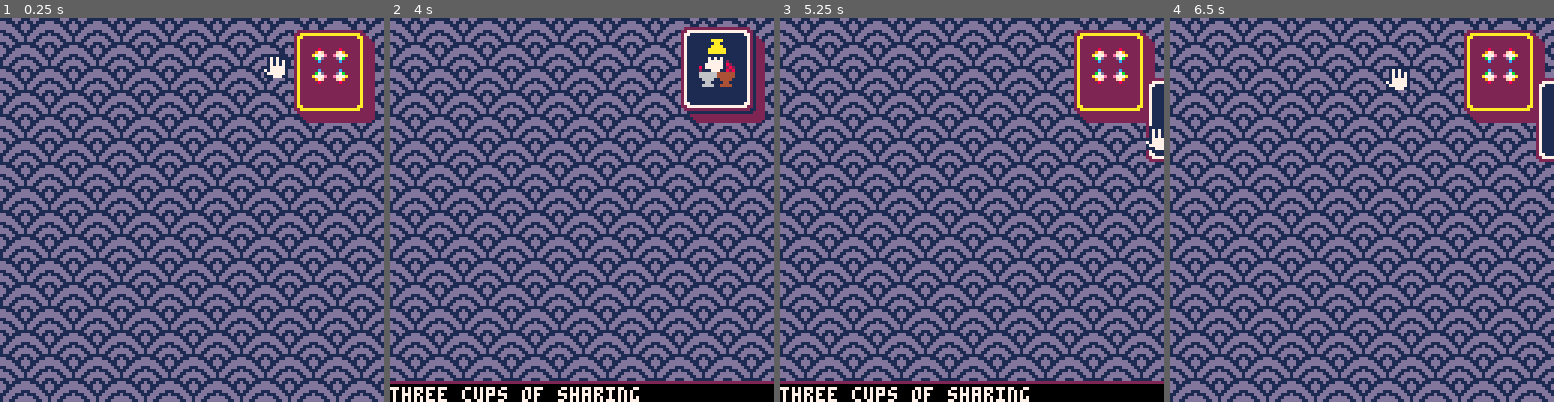
Above: before the commit, frames 1-4 (left to right).
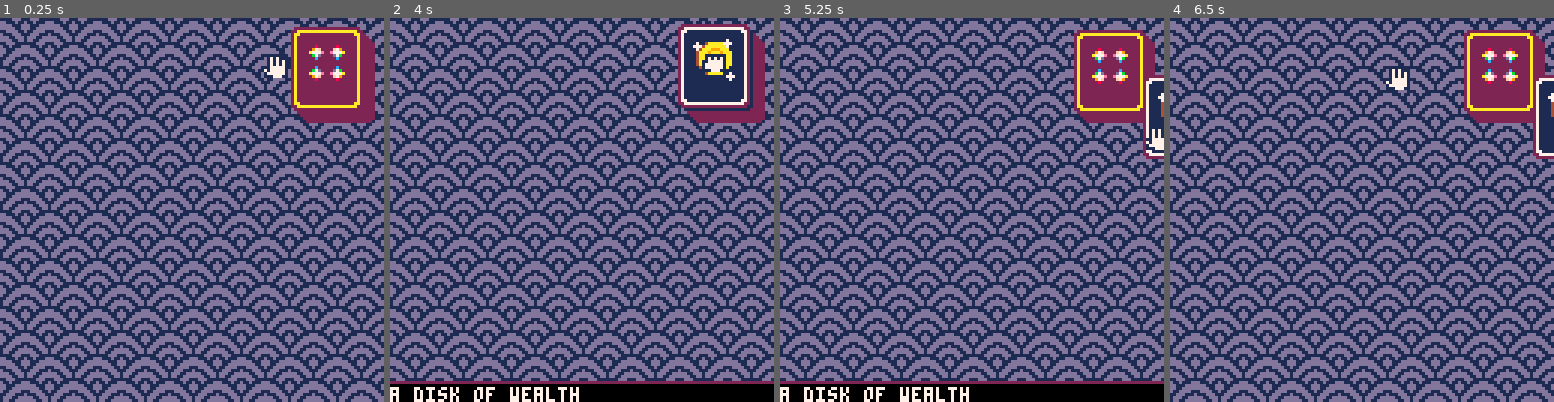
Above: after the commit, the same moments.

Repository: alxgnon/pico-8
Game: PICO-8 cartridge tarot.p8
Same seed, same stepped clock (60 frames per second), same inputs: the game is played once before the commit and once after it.
Inputs:
- Up to frame 1 (0.25 s): no input
- Up to frame 2 (4 s): tap O (Z key) at 0.33, 0.7, 1.43, 2.22, 3.1, 3.98 s; tap X (X key) at 1.07, 2.07, 2.4, 2.73, 3.07, 3.4, 3.73 s; hold Left 1.97-2.37 s; hold Down 2.42-2.82 s; hold Right 2.87-3.53 s; hold Up from 3.58 s (still down)
- Up to frame 3 (5.25 s): tap X (X key) every 0.33 s from 4.07 to 5.07 s; release Up at 4.08 s; hold Right 4.13-4.53 s; hold Down 4.58-5.08 s; tap O (Z key) at 4.87 s; hold Left from 5.13 s (still down)
- Up to frame 4 (6.5 s): tap X (X key) every 0.33 s from 5.4 to 6.4 s; tap O (Z key) at 5.75 s; release Left at 5.8 s; hold Up 5.85-6.18 s; hold Left from 6.23 s (still down)

The runs differ from the first frame. In frame 1, 1.7% of the frame differs, in the area x 75-95%, y 2-25%; in frame 2, 3.6%, in the area x 0-96%, y 1-100%; in frame 3, 1.4%; in frame 4, 0.6%.

Commit message:
tarot: a sword, two swords

Diff:
--- a/tarot.p8
+++ b/tarot.p8
@@ -11,8 +11,8 @@
 {010,"four disks of power"},
 {012,"five disks of worry"},
 {014,"six disks of success"},
---{068,"a sword"},
---{070,"two swords"},
+{068,"a sword of decision"},
+{070,"two swords of peace"},
 --{072,"three swords"},
 --{074,"four swords"},
 --{076,"five swords"},
@@ -278,22 +278,22 @@
 00002771111111111111111117720000300000000000000330000000000000033000000000000003300000000000000330000000000000033000000000000003
 00002277777777777777777777220000300000000000000330000000000000033000000000000003300000000000000330000000000000033000000000000003
 00000222222222222222222222200000333333333333333333333333333333333333333333333333333333333333333333333333333333333333333333333333
-00000000000000000000000000000000111111111111111111111111111111111111111111111111111111111111111111111111111111111111111111111711
-00000000000000000000000000000000111111111111111111111111111111111111111111111111111111111111111111111111111111111111111177777771
-00000000000000000000000000000000111111111111111111111111111111111111111111111111111111111111111111711111711117111171111111111711
-00000000000000000000000000000000111111111111111111111111111111111111111111111111111711171117111117771117771177711777777777111111
-00000222222222222222222222200000111111111111111111111171111711111111711171117111111711171117111111711111711117111171111111111111
-000022aaaaaaaaaaaaaaaaaaaa220000111111117111111111111171111711111111711171117111111711171117111111711111711117111111111111111111
-00002aa222222222222222222aa20000111111117111111111111171111711111111711171117111111711171117111111711711717117111111111111117111
-00002a22222222222222222222a20000111111117111111111111171111711111111711171117111111711171117111111711711717117111111111777777711
-00002a22222222222222222222a20000111111117111111111111777117771111117771777177711117771777177711111711711717117111111111111117111
-00002a22222222222222222222a20000111111177711111111111171111711111111711171117111111711171117111111711711717117111117111111111111
-00002a22222282222228222222a20000111111117111111111111111111111111111111111111111111111111111111111111711717111111177777771111111
-00002a2222297f2222f7922222a20000111111111111111111111111111111111111111111111111111111111111111111111711117111111117111111111111
-00002a2222a777e22e777a2222a20000111111111111111111111111111111111111111111111111111117111111111111117771177711111111111111117111
-00002a22222b7d2222d7b22222a20000111111111111111111111111111111111111111111111111111777777777771111111711117111111117111177777711
-00002a222222c222222c222222a20000111111111111111111111111111111111111111111111111111117111111111111111111111111111177777711117111
-00002a22222222222222222222a20000111111111111111111111111111111111111111111111111111111111111111111111111111111111117111111111111
+00000000000000000000000000000000111111111111177777111111111111551111111111111111111111111111111111111111111111111111111111111711
+00000000000000000000000000000000111111111111767777711111111115551111111111111111111111111111111111111111111111111111111177777771
+00000000000000000000000000000000111111111117766717771111111155511111111111111111111111111111111111711111711117111171111111111711
+00000000000000000000000000000000111111111177677111777111111555111111111111111111111711171117111117771117771177711777777777111111
+00000222222222222222222222200000111111111776771111177711115551111111711171117111111711171117111111711111711117111171111111111111
+000022aaaaaaaaaaaaaaaaaaaa22000011aaa1117767711111117771155511111111711171117111111711171117111111711111711117111111111111111111
+00002aa222222222222222222aa200001aaa11177677111111111777555111111111711171117111111711171117111111711711717117111111111111117111
+00002a22222222222222222222a200001aaaa1776771111111111177751111111111711171117111111711171117111111711711717117111111111777777711
+00002a22222222222222222222a200001a1aaaa67711111111111157771111111117771777177711117771777177711111711711717117111111111111117111
+00002a22222222222222222222a200001111a88a711111111661155577711dd11111711171117111111711171117111111711711717117111117111111111111
+00002a22222282222228222222a200001111a88a11111111166655511777ddd11111111111111111111111111111111111111711717111111177777771111111
+00002a2222297f2222f7922222a2000011144aaaa1a1111111166511117dd1111111111111111111111111111111111111111711117111111117111111111111
+00002a2222a777e22e777a2222a200001144411aaaa111111144661111ddff111111111111111111111117111111111111117771177711111111111111117111
+00002a22222b7d2222d7b22222a2000014441111aaa11111144416611dd1fff11111111111111111111777777777771111111711117111111117111177777711
+00002a222222c222222c222222a200004441111aaa111111444116611dd11fff1111111111111111111117111111111111111111111111111177777711117111
+00002a22222222222222222222a20000441111111111111144111111111111ff1111111111111111111111111111111111111111111111111117111111111111
 00002a22222222222222222222a20000cccccccccccccccccccccccccccccccccccccccccccccccccccccccccccccccccccccccccccccccccccccccccccccccc
 00002a222222c222222c222222a20000c00000000000000cc00000000000000cc00000000000000cc00000000000000cc00000000000000cc00000000000000c
 00002a22222b7d2222d7b22222a20000c00000000000000cc00000000000000cc00000000000000cc00000000000000cc00000000000000cc00000000000000c
